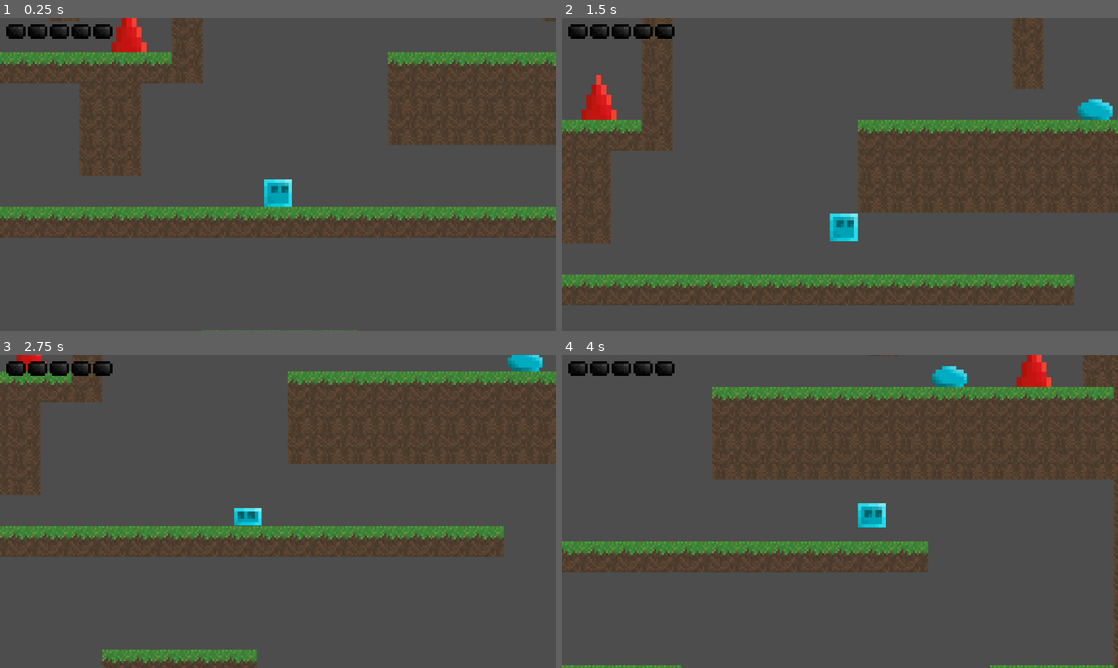
Above: before the commit, frames 1-4 (two rows, left to right).
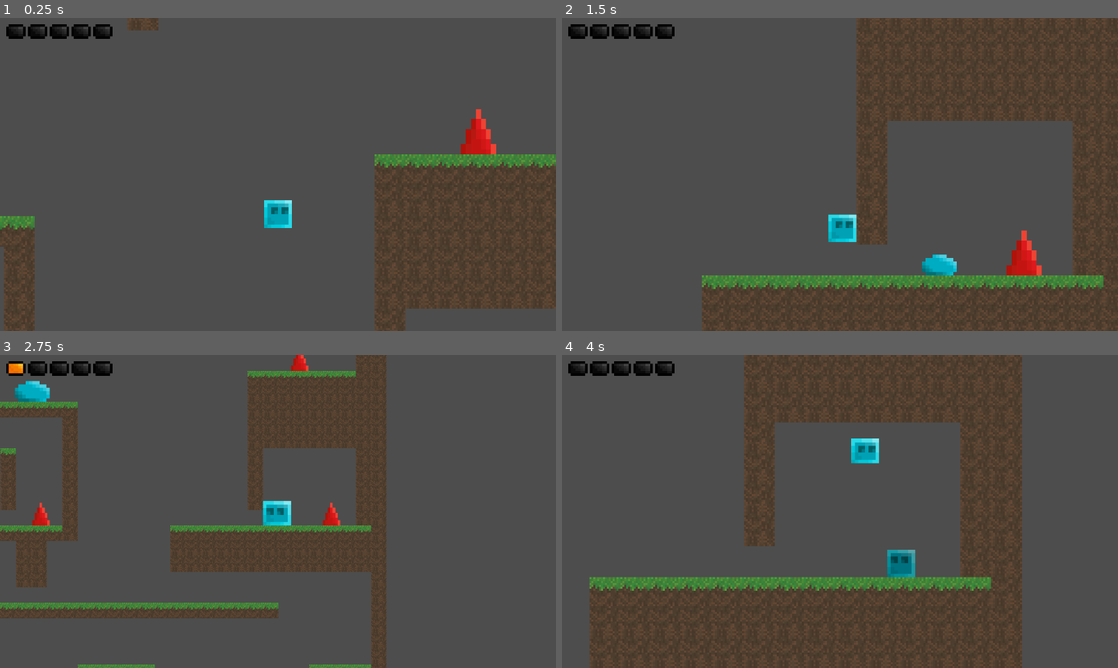
Above: after the commit, the same moments.

Repository: ALQETRE/PuzzleSlimer
Game: Godot game, scene res://Scenes/Levels/level_1.tscn
Two runs of this game, one before a commit and one after it. Both use one fixed random seed, a clock stepped at 60 frames per second and the inputs below.
Inputs:
- Up to frame 1 (0.25 s): no input
- Up to frame 2 (1.5 s): hold D (Right) from 0.53 s (still down); tap F (Use) at 0.6, 1.35 s; tap Space (Jump) at 0.77 s
- Up to frame 3 (2.75 s): tap Space (Jump) at 1.52 s; release D (Right) at 2.03 s; hold A (Left) from 2.03 s (still down); tap F (Use) at 2.1 s
- Up to frame 4 (4 s): release A (Left) at 2.78 s; hold D (Right) from 2.78 s (still down); tap F (Use) at 2.85, 3.6 s; tap Space (Jump) at 3.02, 3.77 s

The runs differ from the first frame. In frame 1, 39% of the frame differs, in the area x 0-100%, y 0-100%; in frame 2, 43%; in frame 3, 32%; in frame 4, 54%.

Commit message:
1.1.1, Players do not clip throught, but if you go into a corner with player on top you cant move.

Diff:
--- a/Scenes/Character + Items/blob.tscn
+++ b/Scenes/Character + Items/blob.tscn
@@ -8,8 +8,7 @@
 
 [node name="Blob" type="CharacterBody2D"]
 scale = Vector2(1.8, 1.8)
-collision_layer = 4
-collision_mask = 2
+collision_layer = 2
 script = ExtResource("1_5fp38")
 
 [node name="Sprite2D" type="Sprite2D" parent="."]
--- a/Scenes/Character + Items/flag.tscn
+++ b/Scenes/Character + Items/flag.tscn
@@ -8,8 +8,7 @@
 
 [node name="Flag" type="CharacterBody2D"]
 scale = Vector2(1.8, 1.8)
-collision_layer = 4
-collision_mask = 2
+collision_layer = 2
 script = ExtResource("1_sidu3")
 
 [node name="Sprite2D" type="Sprite2D" parent="."]
--- a/Scenes/Character + Items/player.tscn
+++ b/Scenes/Character + Items/player.tscn
@@ -616,10 +616,11 @@
 
 [node name="Player" type="CharacterBody2D"]
 scale = Vector2(1.8, 1.8)
-collision_layer = 8
+collision_layer = 4
+collision_mask = 5
 script = ExtResource("1_6arq3")
 
-[node name="CollisionShape2D" type="CollisionShape2D" parent="."]
+[node name="CollisionShape2D2" type="CollisionShape2D" parent="."]
 shape = SubResource("RectangleShape2D_rpfew")
 
 [node name="AnimatedSprite2D" type="AnimatedSprite2D" parent="."]
@@ -657,13 +658,10 @@
 
 [node name="Area2D" type="Area2D" parent="."]
 collision_layer = 0
-collision_mask = 12
+collision_mask = 6
 
 [node name="ConnectArea" type="CollisionShape2D" parent="Area2D"]
 shape = SubResource("RectangleShape2D_bj2oo")
 
 [connection signal="pressed" from="Button" to="." method="activate"]
-[connection signal="area_entered" from="Area2D" to="." method="blob_area_entered"]
-[connection signal="area_exited" from="Area2D" to="." method="blob_area_exited"]
 [connection signal="body_entered" from="Area2D" to="." method="connect_area_entered"]
-[connection signal="body_exited" from="Area2D" to="." method="connect_area_exited"]
--- a/Scenes/Character + Items/spike.tscn
+++ b/Scenes/Character + Items/spike.tscn
@@ -8,8 +8,7 @@
 
 [node name="Spike" type="CharacterBody2D"]
 scale = Vector2(3.6, 3.6)
-collision_layer = 4
-collision_mask = 2
+collision_layer = 2
 script = ExtResource("1_k8a2w")
 
 [node name="Sprite2D" type="Sprite2D" parent="."]
--- a/Scenes/Levels/level_1.tscn
+++ b/Scenes/Levels/level_1.tscn
@@ -20,7 +20,7 @@
 0:1/0/physics_layer_0/polygon_0/points = PackedVector2Array(-8, -8, 8, -8, 8, 8, -8, 8)
 
 [sub_resource type="TileSet" id="TileSet_vl541"]
-physics_layer_0/collision_layer = 3
+physics_layer_0/collision_layer = 1
 physics_layer_0/collision_mask = 0
 sources/0 = SubResource("TileSetAtlasSource_icrgw")
 
@@ -30,7 +30,7 @@
 [node name="Players" type="Node2D" parent="."]
 
 [node name="Player" parent="Players" instance=ExtResource("1_joaht")]
-position = Vector2(23, -26)
+position = Vector2(110, -241)
 
 [node name="TileMap" type="TileMap" parent="."]
 texture_filter = 1
--- a/Scripts/Player.gd
+++ b/Scripts/Player.gd
@@ -24,7 +24,7 @@
 var right
 var run
 var idle
-var jumping
+var jumping = false
 var split
 var connecting
 
@@ -34,11 +34,12 @@
 	if not Global.active_player:
 		Global.active_player = self
 		available_splits = 0
+		split = false
+		connecting = false
 	Global.global_player_activaion.connect(global_activation)
 	connect("transition_signal", camera_transition.transition, 3)
 
 var floor = false
-var ceil
 var direction
 func _physics_process(delta):
 	if not in_use:
@@ -63,13 +64,15 @@
 	gravity_process()
 	move_and_slide()
 	floor = is_on_floor()
-	ceil = is_on_ceiling()
 
 func gravity_process():
 	if not floor:
 		velocity.y += gravity
 
 func move():
+	if floor:
+		jumping = false
+		velocity.y = 0
 	if Input.is_action_pressed("Jump") and floor:
 		velocity.y = -jump
 		jumping = true
@@ -108,6 +111,9 @@
 	if not(not split and not connecting and available_splits > 0):
 		return
 	velocity.x = 0
+
+	anim_tree["parameters/conditions/run"] = false
+	anim_tree["parameters/conditions/idle"] = true
 
 	available_splits -= 1
 
@@ -180,6 +186,7 @@
 	new_player.set_script(load("res://Scripts/Player.gd"))
 	new_player.available_splits = available_splits
 	Global.active_player = new_player
+	new_player.connecting = false
 	get_parent().add_child(new_player)
 
 	transition_signal.emit(self, Global.active_player, 0.3)
@@ -188,8 +195,6 @@
 	self.queue_free()
 
 	await get_tree().create_timer(0.3).timeout
-	connecting = false
-
 
 
 
--- a/project.godot
+++ b/project.godot
@@ -54,6 +54,12 @@
 ]
 }
 
+[layer_names]
+
+2d_physics/layer_1="Floor"
+2d_physics/layer_2="Items"
+2d_physics/layer_3="Player"
+
 [rendering]
 
 renderer/rendering_method="mobile"
